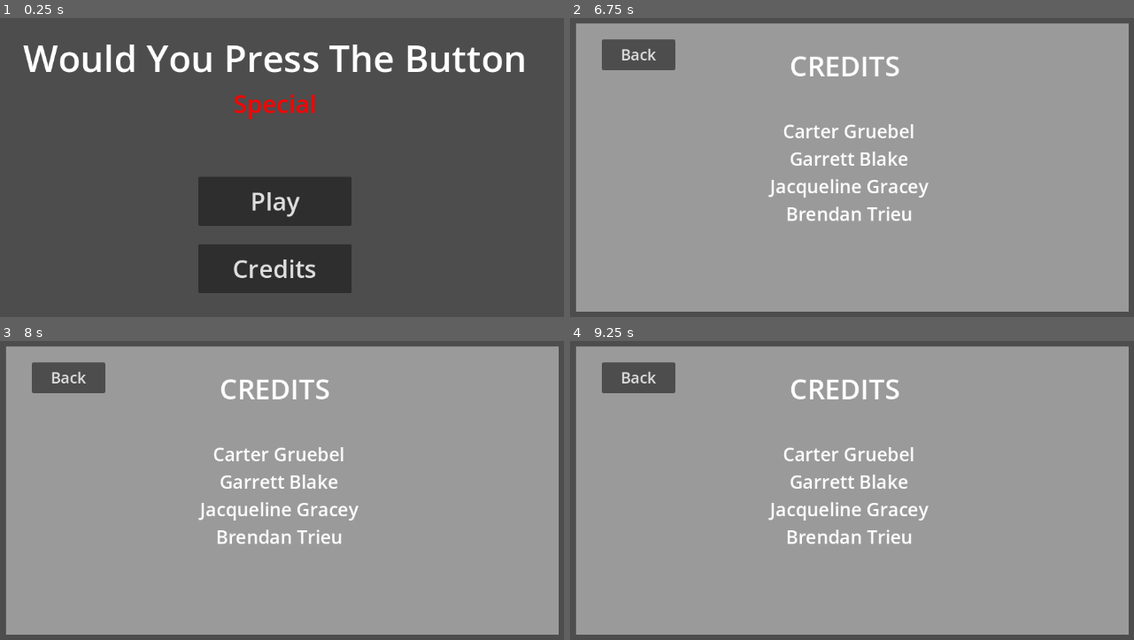
Above: before the commit, frames 1-4 (two rows, left to right).
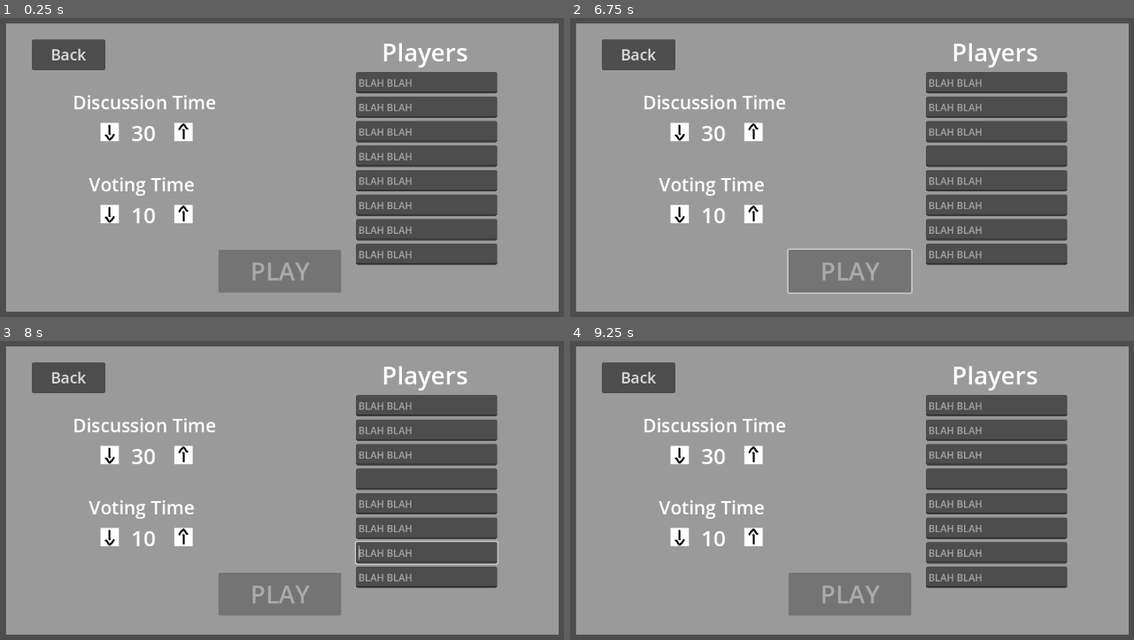
Above: after the commit, the same moments.

Repository: Beepered/WouldYouPressTheButton-Special
Game: Godot game, scene res://scenes/main_menu.tscn
Same seed, same stepped clock (60 frames per second), same inputs: the game is played once before the commit and once after it.
Inputs (mouse positions are in pixels of both pictures, inside the frame that each line leads up to):
- Up to frame 1 (0.25 s): no input
- Up to frame 2 (6.75 s): click "Credits" at 0.5 s; click "Back" at 1.25 s; click "Play" at 2 s; click "Play" at 2.75 s; click "Play" at 3.5 s; tap Enter at 4.25, 5.75 s; move the mouse to (998, 155) at 4.27 s; click (998, 155) at 4.42 s; tap Space at 5, 6.5 s; move the mouse to (705, 197) at 5.02 s; click (705, 197) at 5.17 s; move the mouse to (914, 89) at 5.77 s; click (914, 89) at 5.92 s; move the mouse to (806, 257) at 6.52 s; click (806, 257) at 6.67 s
- Up to frame 3 (8 s): move the mouse to (485, 559) at 7.27 s; click (485, 559) at 7.42 s
- Up to frame 4 (9.25 s): move the mouse to (632, 439) at 8.02 s; click (632, 439) at 8.17 s; move the mouse to (880, 499) at 8.77 s; click (880, 499) at 8.92 s

The runs differ from the first frame. In frame 1, 80% of the frame differs, in the area x 1-100%, y 1-99%; in frame 2, 22%; in frame 3, 22%; in frame 4, 21%.

Commit message:
menu finished: time variables and player names
need to fix menu ui positioning

Diff:
--- a/wouldyoupressthebutton-special/project.godot
+++ b/wouldyoupressthebutton-special/project.godot
@@ -14,3 +14,7 @@
 run/main_scene="res://scenes/main_menu.tscn"
 config/features=PackedStringArray("4.3", "Forward Plus")
 config/icon="res://sprites/icon.svg"
+
+[autoload]
+
+Global="*res://scripts/global.gd"
--- /dev/null
+++ b/wouldyoupressthebutton-special/scenes/PlayScene.tscn
@@ -0,0 +1,12 @@
+[gd_scene format=3 uid="uid://bxed8hhwxeufi"]
+
+[node name="PlayScene" type="Node2D"]
+
+[node name="CanvasLayer" type="CanvasLayer" parent="."]
+
+[node name="Label" type="Label" parent="CanvasLayer"]
+offset_left = 510.0
+offset_top = 94.0
+offset_right = 591.0
+offset_bottom = 117.0
+text = "play scene"
--- a/wouldyoupressthebutton-special/scenes/main_menu.gd
+++ /dev/null
@@ -1,19 +0,0 @@
-extends Node2D
-
-
-# Called when the node enters the scene tree for the first time.
-func _ready() -> void:
-	pass # Replace with function body.
-
-
-# Called every frame. 'delta' is the elapsed time since the previous frame.
-func _process(delta: float) -> void:
-	pass
-
-
-func _on_credits_button_down() -> void:
-	$CanvasLayer/Credits.visible = true;
-
-
-func _on_back_button_down() -> void:
-	$CanvasLayer/Credits.visible = false;
--- a/wouldyoupressthebutton-special/scenes/main_menu.tscn
+++ b/wouldyoupressthebutton-special/scenes/main_menu.tscn
@@ -1,7 +1,13 @@
-[gd_scene load_steps=3 format=3 uid="uid://bdyqluc1cfnb8"]
+[gd_scene load_steps=7 format=3 uid="uid://bdyqluc1cfnb8"]
 
 [ext_resource type="Texture2D" uid="uid://bgygn6ii42cpa" path="res://sprites/pixel.png" id="1_1bg67"]
-[ext_resource type="Script" path="res://scenes/main_menu.gd" id="1_77ssq"]
+[ext_resource type="Script" path="res://scripts/menu/main_menu.gd" id="1_77ssq"]
+[ext_resource type="Texture2D" uid="uid://dve4ik6nav6mk" path="res://sprites/arrow.png" id="3_8h1ks"]
+[ext_resource type="Script" path="res://scripts/menu/discussSettingArrow.gd" id="4_flmkl"]
+[ext_resource type="Script" path="res://scripts/menu/voteSettingArrow.gd" id="4_ntwn2"]
+
+[sub_resource type="RectangleShape2D" id="RectangleShape2D_srou7"]
+size = Vector2(30, 30)
 
 [node name="Main Menu" type="Node2D"]
 script = ExtResource("1_77ssq")
@@ -37,7 +43,7 @@
 horizontal_alignment = 1
 vertical_alignment = 1
 
-[node name="Play Button" type="Button" parent="CanvasLayer"]
+[node name="SettingButton" type="Button" parent="CanvasLayer"]
 anchors_preset = 5
 anchor_left = 0.5
 anchor_right = 0.5
@@ -62,7 +68,6 @@
 text = "Credits"
 
 [node name="Settings" type="Node2D" parent="CanvasLayer"]
-visible = false
 
 [node name="background" type="Sprite2D" parent="CanvasLayer/Settings"]
 modulate = Color(0.605274, 0.605274, 0.605274, 1)
@@ -70,13 +75,215 @@
 scale = Vector2(900, 470)
 texture = ExtResource("1_1bg67")
 
-[node name="Button2" type="Button" parent="CanvasLayer/Settings"]
+[node name="BackButton" type="Button" parent="CanvasLayer/Settings"]
 offset_left = 180.0
 offset_top = 100.0
 offset_right = 300.0
 offset_bottom = 150.0
 theme_override_font_sizes/font_size = 25
 text = "Back"
+
+[node name="DiscussionTime" type="Label" parent="CanvasLayer/Settings"]
+offset_left = 247.0
+offset_top = 181.0
+offset_right = 480.0
+offset_bottom = 223.0
+theme_override_font_sizes/font_size = 30
+text = "Discussion Time"
+horizontal_alignment = 1
+vertical_alignment = 1
+
+[node name="time text" type="Label" parent="CanvasLayer/Settings/DiscussionTime"]
+layout_mode = 0
+offset_left = 70.0
+offset_top = 47.0
+offset_right = 160.0
+offset_bottom = 96.0
+theme_override_font_sizes/font_size = 35
+text = "10"
+horizontal_alignment = 1
+vertical_alignment = 1
+
+[node name="decrease" type="Sprite2D" parent="CanvasLayer/Settings/DiscussionTime"]
+position = Vector2(60, 70)
+rotation = 3.14159
+texture = ExtResource("3_8h1ks")
+script = ExtResource("4_flmkl")
+change = -1
+
+[node name="Area2D" type="Area2D" parent="CanvasLayer/Settings/DiscussionTime/decrease"]
+
+[node name="CollisionShape2D" type="CollisionShape2D" parent="CanvasLayer/Settings/DiscussionTime/decrease/Area2D"]
+shape = SubResource("RectangleShape2D_srou7")
+
+[node name="increase" type="Sprite2D" parent="CanvasLayer/Settings/DiscussionTime"]
+position = Vector2(180, 70)
+texture = ExtResource("3_8h1ks")
+script = ExtResource("4_flmkl")
+change = 1
+
+[node name="Area2D" type="Area2D" parent="CanvasLayer/Settings/DiscussionTime/increase"]
+
+[node name="CollisionShape2D" type="CollisionShape2D" parent="CanvasLayer/Settings/DiscussionTime/increase/Area2D"]
+shape = SubResource("RectangleShape2D_srou7")
+
+[node name="VotingTime" type="Label" parent="CanvasLayer/Settings"]
+offset_left = 247.0
+offset_top = 315.0
+offset_right = 472.0
+offset_bottom = 357.0
+theme_override_font_sizes/font_size = 30
+text = "Voting Time"
+horizontal_alignment = 1
+vertical_alignment = 1
+
+[node name="time text" type="Label" parent="CanvasLayer/Settings/VotingTime"]
+layout_mode = 0
+offset_left = 70.0
+offset_top = 47.0
+offset_right = 160.0
+offset_bottom = 96.0
+theme_override_font_sizes/font_size = 35
+text = "10"
+horizontal_alignment = 1
+vertical_alignment = 1
+
+[node name="decrease" type="Sprite2D" parent="CanvasLayer/Settings/VotingTime"]
+position = Vector2(60, 70)
+rotation = 3.14159
+texture = ExtResource("3_8h1ks")
+script = ExtResource("4_ntwn2")
+change = -1
+
+[node name="Area2D" type="Area2D" parent="CanvasLayer/Settings/VotingTime/decrease"]
+
+[node name="CollisionShape2D" type="CollisionShape2D" parent="CanvasLayer/Settings/VotingTime/decrease/Area2D"]
+shape = SubResource("RectangleShape2D_srou7")
+
+[node name="increase" type="Sprite2D" parent="CanvasLayer/Settings/VotingTime"]
+position = Vector2(180, 70)
+texture = ExtResource("3_8h1ks")
+script = ExtResource("4_ntwn2")
+change = 1
+
+[node name="Area2D" type="Area2D" parent="CanvasLayer/Settings/VotingTime/increase"]
+
+[node name="CollisionShape2D" type="CollisionShape2D" parent="CanvasLayer/Settings/VotingTime/increase/Area2D"]
+shape = SubResource("RectangleShape2D_srou7")
+
+[node name="NumPlayers" type="Label" parent="CanvasLayer/Settings"]
+offset_left = 708.0
+offset_top = 93.0
+offset_right = 933.0
+offset_bottom = 148.0
+theme_override_font_sizes/font_size = 40
+text = "Players"
+horizontal_alignment = 1
+vertical_alignment = 1
+
+[node name="Line" type="LineEdit" parent="CanvasLayer/Settings/NumPlayers"]
+layout_mode = 0
+offset_top = 60.0
+offset_right = 230.0
+offset_bottom = 95.0
+placeholder_text = "BLAH BLAH"
+max_length = 20
+context_menu_enabled = false
+shortcut_keys_enabled = false
+middle_mouse_paste_enabled = false
+drag_and_drop_selection_enabled = false
+
+[node name="Line2" type="LineEdit" parent="CanvasLayer/Settings/NumPlayers"]
+layout_mode = 0
+offset_top = 100.0
+offset_right = 230.0
+offset_bottom = 135.0
+placeholder_text = "BLAH BLAH"
+max_length = 20
+context_menu_enabled = false
+shortcut_keys_enabled = false
+middle_mouse_paste_enabled = false
+drag_and_drop_selection_enabled = false
+
+[node name="Line3" type="LineEdit" parent="CanvasLayer/Settings/NumPlayers"]
+layout_mode = 0
+offset_top = 140.0
+offset_right = 230.0
+offset_bottom = 175.0
+placeholder_text = "BLAH BLAH"
+max_length = 20
+context_menu_enabled = false
+shortcut_keys_enabled = false
+middle_mouse_paste_enabled = false
+drag_and_drop_selection_enabled = false
+
+[node name="Line4" type="LineEdit" parent="CanvasLayer/Settings/NumPlayers"]
+layout_mode = 0
+offset_top = 180.0
+offset_right = 230.0
+offset_bottom = 215.0
+placeholder_text = "BLAH BLAH"
+max_length = 20
+context_menu_enabled = false
+shortcut_keys_enabled = false
+middle_mouse_paste_enabled = false
+drag_and_drop_selection_enabled = false
+
+[node name="Line5" type="LineEdit" parent="CanvasLayer/Settings/NumPlayers"]
+layout_mode = 0
+offset_top = 220.0
+offset_right = 230.0
+offset_bottom = 255.0
+placeholder_text = "BLAH BLAH"
+max_length = 20
+context_menu_enabled = false
+shortcut_keys_enabled = false
+middle_mouse_paste_enabled = false
+drag_and_drop_selection_enabled = false
+
+[node name="Line6" type="LineEdit" parent="CanvasLayer/Settings/NumPlayers"]
+layout_mode = 0
+offset_top = 260.0
+offset_right = 230.0
+offset_bottom = 295.0
+placeholder_text = "BLAH BLAH"
+max_length = 20
+context_menu_enabled = false
+shortcut_keys_enabled = false
+middle_mouse_paste_enabled = false
+drag_and_drop_selection_enabled = false
+
+[node name="Line7" type="LineEdit" parent="CanvasLayer/Settings/NumPlayers"]
+layout_mode = 0
+offset_top = 300.0
+offset_right = 230.0
+offset_bottom = 335.0
+placeholder_text = "BLAH BLAH"
+max_length = 20
+context_menu_enabled = false
+shortcut_keys_enabled = false
+middle_mouse_paste_enabled = false
+drag_and_drop_selection_enabled = false
+
+[node name="Line8" type="LineEdit" parent="CanvasLayer/Settings/NumPlayers"]
+layout_mode = 0
+offset_top = 340.0
+offset_right = 230.0
+offset_bottom = 375.0
+placeholder_text = "BLAH BLAH"
+max_length = 20
+context_menu_enabled = false
+shortcut_keys_enabled = false
+middle_mouse_paste_enabled = false
+drag_and_drop_selection_enabled = false
+
+[node name="PlayButton" type="Button" parent="CanvasLayer/Settings"]
+offset_left = 484.0
+offset_top = 443.0
+offset_right = 684.0
+offset_bottom = 513.0
+theme_override_font_sizes/font_size = 40
+text = "PLAY"
 
 [node name="Credits" type="Node2D" parent="CanvasLayer"]
 visible = false
@@ -112,7 +319,7 @@
 horizontal_alignment = 1
 vertical_alignment = 1
 
-[node name="Button" type="Button" parent="CanvasLayer/Credits"]
+[node name="BackButton" type="Button" parent="CanvasLayer/Credits"]
 offset_left = 180.0
 offset_top = 100.0
 offset_right = 300.0
@@ -120,5 +327,16 @@
 theme_override_font_sizes/font_size = 25
 text = "Back"
 
+[connection signal="button_down" from="CanvasLayer/SettingButton" to="." method="_on_setting_button_button_down"]
 [connection signal="button_down" from="CanvasLayer/Credits Button" to="." method="_on_credits_button_down"]
-[connection signal="button_down" from="CanvasLayer/Credits/Button" to="." method="_on_back_button_down"]
+[connection signal="button_down" from="CanvasLayer/Settings/BackButton" to="." method="_on_button_button_down"]
+[connection signal="mouse_entered" from="CanvasLayer/Settings/DiscussionTime/decrease/Area2D" to="CanvasLayer/Settings/DiscussionTime/decrease" method="_on_area_2d_mouse_entered"]
+[connection signal="mouse_exited" from="CanvasLayer/Settings/DiscussionTime/decrease/Area2D" to="CanvasLayer/Settings/DiscussionTime/decrease" method="_on_area_2d_mouse_exited"]
+[connection signal="mouse_entered" from="CanvasLayer/Settings/DiscussionTime/increase/Area2D" to="CanvasLayer/Settings/DiscussionTime/increase" method="_on_area_2d_mouse_entered"]
+[connection signal="mouse_exited" from="CanvasLayer/Settings/DiscussionTime/increase/Area2D" to="CanvasLayer/Settings/DiscussionTime/increase" method="_on_area_2d_mouse_exited"]
+[connection signal="mouse_entered" from="CanvasLayer/Settings/VotingTime/decrease/Area2D" to="CanvasLayer/Settings/VotingTime/decrease" method="_on_area_2d_mouse_entered"]
+[connection signal="mouse_exited" from="CanvasLayer/Settings/VotingTime/decrease/Area2D" to="CanvasLayer/Settings/VotingTime/decrease" method="_on_area_2d_mouse_exited"]
+[connection signal="mouse_entered" from="CanvasLayer/Settings/VotingTime/increase/Area2D" to="CanvasLayer/Settings/VotingTime/increase" method="_on_area_2d_mouse_entered"]
+[connection signal="mouse_exited" from="CanvasLayer/Settings/VotingTime/increase/Area2D" to="CanvasLayer/Settings/VotingTime/increase" method="_on_area_2d_mouse_exited"]
+[connection signal="button_down" from="CanvasLayer/Settings/PlayButton" to="." method="_on_play_button_button_down"]
+[connection signal="button_down" from="CanvasLayer/Credits/BackButton" to="." method="_on_back_button_down"]
--- /dev/null
+++ b/wouldyoupressthebutton-special/scripts/global.gd
@@ -0,0 +1,10 @@
+# a script that is set to Autoload
+# Project, Project Settings, Globals
+
+extends Node
+
+var numPlayers = 0
+var discussTime = 30
+var voteTime = 10
+
+var playerNames = []
--- /dev/null
+++ b/wouldyoupressthebutton-special/scripts/menu/discussSettingArrow.gd
@@ -0,0 +1,24 @@
+extends Sprite2D
+
+@export var change = 0
+
+var minTime = 10;
+var maxTime = 120
+
+var mouseOver = false
+
+func _input(event):
+	if mouseOver && event is InputEventMouseButton:
+		if event.button_index == MOUSE_BUTTON_LEFT && event.pressed:
+			if(Global.discussTime + change >= minTime && Global.discussTime + change <= maxTime):
+				Global.discussTime += change;
+
+
+func _on_area_2d_mouse_entered() -> void:
+	mouseOver = true
+	modulate = Color(0, 0, 1)
+
+
+func _on_area_2d_mouse_exited() -> void:
+	mouseOver = false
+	modulate = Color(1, 1, 1)
--- /dev/null
+++ b/wouldyoupressthebutton-special/scripts/menu/main_menu.gd
@@ -0,0 +1,43 @@
+extends Node2D
+
+@onready var playerNames = [$CanvasLayer/Settings/NumPlayers/Line, $CanvasLayer/Settings/NumPlayers/Line2, $CanvasLayer/Settings/NumPlayers/Line3,
+$CanvasLayer/Settings/NumPlayers/Line4, $CanvasLayer/Settings/NumPlayers/Line5, $CanvasLayer/Settings/NumPlayers/Line6,
+$CanvasLayer/Settings/NumPlayers/Line7, $CanvasLayer/Settings/NumPlayers/Line8]
+
+func _ready() -> void:
+	pass # Replace with function body.
+
+
+func _process(delta: float) -> void:
+	$"CanvasLayer/Settings/DiscussionTime/time text".text = str(Global.discussTime)
+	$"CanvasLayer/Settings/VotingTime/time text".text = str(Global.voteTime)
+	if(checkNumPlayers() >= 5):
+		$CanvasLayer/Settings/PlayButton.disabled = false
+	else:
+		$CanvasLayer/Settings/PlayButton.disabled = true
+
+func _on_setting_button_button_down() -> void:
+	$CanvasLayer/Settings.visible = true;
+
+func _on_button_button_down() -> void:
+	$CanvasLayer/Settings.visible = false;
+
+func _on_credits_button_down() -> void:
+	$CanvasLayer/Credits.visible = true;
+
+func _on_back_button_down() -> void:
+	$CanvasLayer/Credits.visible = false;
+
+func _on_play_button_button_down() -> void:
+	for name in playerNames:
+		if(name.text != ""):
+			Global.playerNames.push_back(name.text)
+	print(Global.playerNames)
+	get_tree().change_scene_to_file("res://scenes/PlayScene.tscn")
+
+func checkNumPlayers():
+	var count = 0
+	for name in playerNames:
+		if(name.text != ""):
+			count += 1
+	return count
--- /dev/null
+++ b/wouldyoupressthebutton-special/scripts/menu/voteSettingArrow.gd
@@ -0,0 +1,24 @@
+extends Sprite2D
+
+@export var change = 0
+
+var minTime = 3;
+var maxTime = 20
+
+var mouseOver = false
+
+func _input(event):
+	if mouseOver && event is InputEventMouseButton:
+		if event.button_index == MOUSE_BUTTON_LEFT && event.pressed:
+			if(Global.voteTime + change >= minTime && Global.voteTime + change <= maxTime):
+				Global.voteTime += change;
+
+
+func _on_area_2d_mouse_entered() -> void:
+	mouseOver = true
+	modulate = Color(0, 0, 1)
+
+
+func _on_area_2d_mouse_exited() -> void:
+	mouseOver = false
+	modulate = Color(1, 1, 1)
Binary file added: wouldyoupressthebutton-special/sprites/arrow.png
Not shown, added: wouldyoupressthebutton-special/sprites/arrow.png.import
